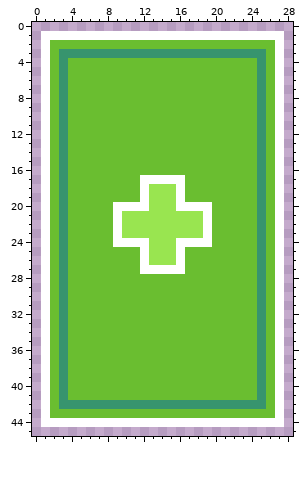
A pixel-art file gets an edit: Assets/AnimationImporter-master/UI_Health_btn.ase. Above: the version before the commit.
29x46 pixels, 1 frame.
After the commit:
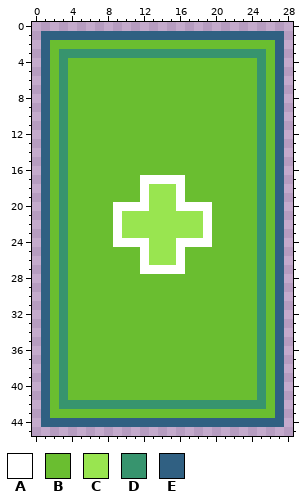
Palette (. is transparent): A #ffffff  B #6abe30  C #99e550  D #37946e  E #306082
From old to new:
--- layer "health"
@@ x 0..28 @@
  0 .............................
- 1 .AAAAAAAAAAAAAAAAAAAAAAAAAAA.
- 2 .ABBBBBBBBBBBBBBBBBBBBBBBBBA.
- 3 .ABDDDDDDDDDDDDDDDDDDDDDDDBA.
- 4 .ABDBBBBBBBBBBBBBBBBBBBBBDBA.
- 5 .ABDBBBBBBBBBBBBBBBBBBBBBDBA.
- 6 .ABDBBBBBBBBBBBBBBBBBBBBBDBA.
- 7 .ABDBBBBBBBBBBBBBBBBBBBBBDBA.
- 8 .ABDBBBBBBBBBBBBBBBBBBBBBDBA.
- 9 .ABDBBBBBBBBBBBBBBBBBBBBBDBA.
-10 .ABDBBBBBBBBBBBBBBBBBBBBBDBA.
-11 .ABDBBBBBBBBBBBBBBBBBBBBBDBA.
-12 .ABDBBBBBBBBBBBBBBBBBBBBBDBA.
-13 .ABDBBBBBBBBBBBBBBBBBBBBBDBA.
-14 .ABDBBBBBBBBBBBBBBBBBBBBBDBA.
-15 .ABDBBBBBBBBBBBBBBBBBBBBBDBA.
-16 .ABDBBBBBBBBBBBBBBBBBBBBBDBA.
-17 .ABDBBBBBBBBAAAAABBBBBBBBDBA.
-18 .ABDBBBBBBBBACCCABBBBBBBBDBA.
-19 .ABDBBBBBBBBACCCABBBBBBBBDBA.
-20 .ABDBBBBBAAAACCCAAAABBBBBDBA.
-21 .ABDBBBBBACCCCCCCCCABBBBBDBA.
-22 .ABDBBBBBACCCCCCCCCABBBBBDBA.
-23 .ABDBBBBBACCCCCCCCCABBBBBDBA.
-24 .ABDBBBBBAAAACCCAAAABBBBBDBA.
-25 .ABDBBBBBBBBACCCABBBBBBBBDBA.
-26 .ABDBBBBBBBBACCCABBBBBBBBDBA.
-27 .ABDBBBBBBBBAAAAABBBBBBBBDBA.
-28 .ABDBBBBBBBBBBBBBBBBBBBBBDBA.
-29 .ABDBBBBBBBBBBBBBBBBBBBBBDBA.
-30 .ABDBBBBBBBBBBBBBBBBBBBBBDBA.
-31 .ABDBBBBBBBBBBBBBBBBBBBBBDBA.
-32 .ABDBBBBBBBBBBBBBBBBBBBBBDBA.
-33 .ABDBBBBBBBBBBBBBBBBBBBBBDBA.
-34 .ABDBBBBBBBBBBBBBBBBBBBBBDBA.
-35 .ABDBBBBBBBBBBBBBBBBBBBBBDBA.
-36 .ABDBBBBBBBBBBBBBBBBBBBBBDBA.
-37 .ABDBBBBBBBBBBBBBBBBBBBBBDBA.
-38 .ABDBBBBBBBBBBBBBBBBBBBBBDBA.
-39 .ABDBBBBBBBBBBBBBBBBBBBBBDBA.
-40 .ABDBBBBBBBBBBBBBBBBBBBBBDBA.
-41 .ABDBBBBBBBBBBBBBBBBBBBBBDBA.
-42 .ABDDDDDDDDDDDDDDDDDDDDDDDBA.
-43 .ABBBBBBBBBBBBBBBBBBBBBBBBBA.
-44 .AAAAAAAAAAAAAAAAAAAAAAAAAAA.
+ 1 .EEEEEEEEEEEEEEEEEEEEEEEEEEE.
+ 2 .EBBBBBBBBBBBBBBBBBBBBBBBBBE.
+ 3 .EBDDDDDDDDDDDDDDDDDDDDDDDBE.
+ 4 .EBDBBBBBBBBBBBBBBBBBBBBBDBE.
+ 5 .EBDBBBBBBBBBBBBBBBBBBBBBDBE.
+ 6 .EBDBBBBBBBBBBBBBBBBBBBBBDBE.
+ 7 .EBDBBBBBBBBBBBBBBBBBBBBBDBE.
+ 8 .EBDBBBBBBBBBBBBBBBBBBBBBDBE.
+ 9 .EBDBBBBBBBBBBBBBBBBBBBBBDBE.
+10 .EBDBBBBBBBBBBBBBBBBBBBBBDBE.
+11 .EBDBBBBBBBBBBBBBBBBBBBBBDBE.
+12 .EBDBBBBBBBBBBBBBBBBBBBBBDBE.
+13 .EBDBBBBBBBBBBBBBBBBBBBBBDBE.
+14 .EBDBBBBBBBBBBBBBBBBBBBBBDBE.
+15 .EBDBBBBBBBBBBBBBBBBBBBBBDBE.
+16 .EBDBBBBBBBBBBBBBBBBBBBBBDBE.
+17 .EBDBBBBBBBBAAAAABBBBBBBBDBE.
+18 .EBDBBBBBBBBACCCABBBBBBBBDBE.
+19 .EBDBBBBBBBBACCCABBBBBBBBDBE.
+20 .EBDBBBBBAAAACCCAAAABBBBBDBE.
+21 .EBDBBBBBACCCCCCCCCABBBBBDBE.
+22 .EBDBBBBBACCCCCCCCCABBBBBDBE.
+23 .EBDBBBBBACCCCCCCCCABBBBBDBE.
+24 .EBDBBBBBAAAACCCAAAABBBBBDBE.
+25 .EBDBBBBBBBBACCCABBBBBBBBDBE.
+26 .EBDBBBBBBBBACCCABBBBBBBBDBE.
+27 .EBDBBBBBBBBAAAAABBBBBBBBDBE.
+28 .EBDBBBBBBBBBBBBBBBBBBBBBDBE.
+29 .EBDBBBBBBBBBBBBBBBBBBBBBDBE.
+30 .EBDBBBBBBBBBBBBBBBBBBBBBDBE.
+31 .EBDBBBBBBBBBBBBBBBBBBBBBDBE.
+32 .EBDBBBBBBBBBBBBBBBBBBBBBDBE.
+33 .EBDBBBBBBBBBBBBBBBBBBBBBDBE.
+34 .EBDBBBBBBBBBBBBBBBBBBBBBDBE.
+35 .EBDBBBBBBBBBBBBBBBBBBBBBDBE.
+36 .EBDBBBBBBBBBBBBBBBBBBBBBDBE.
+37 .EBDBBBBBBBBBBBBBBBBBBBBBDBE.
+38 .EBDBBBBBBBBBBBBBBBBBBBBBDBE.
+39 .EBDBBBBBBBBBBBBBBBBBBBBBDBE.
+40 .EBDBBBBBBBBBBBBBBBBBBBBBDBE.
+41 .EBDBBBBBBBBBBBBBBBBBBBBBDBE.
+42 .EBDDDDDDDDDDDDDDDDDDDDDDDBE.
+43 .EBBBBBBBBBBBBBBBBBBBBBBBBBE.
+44 .EEEEEEEEEEEEEEEEEEEEEEEEEEE.
 45 .............................
Where, in picture pixels (left, top, right, bottom), the same in both pictures:
changed: (41, 31, 284, 427)
